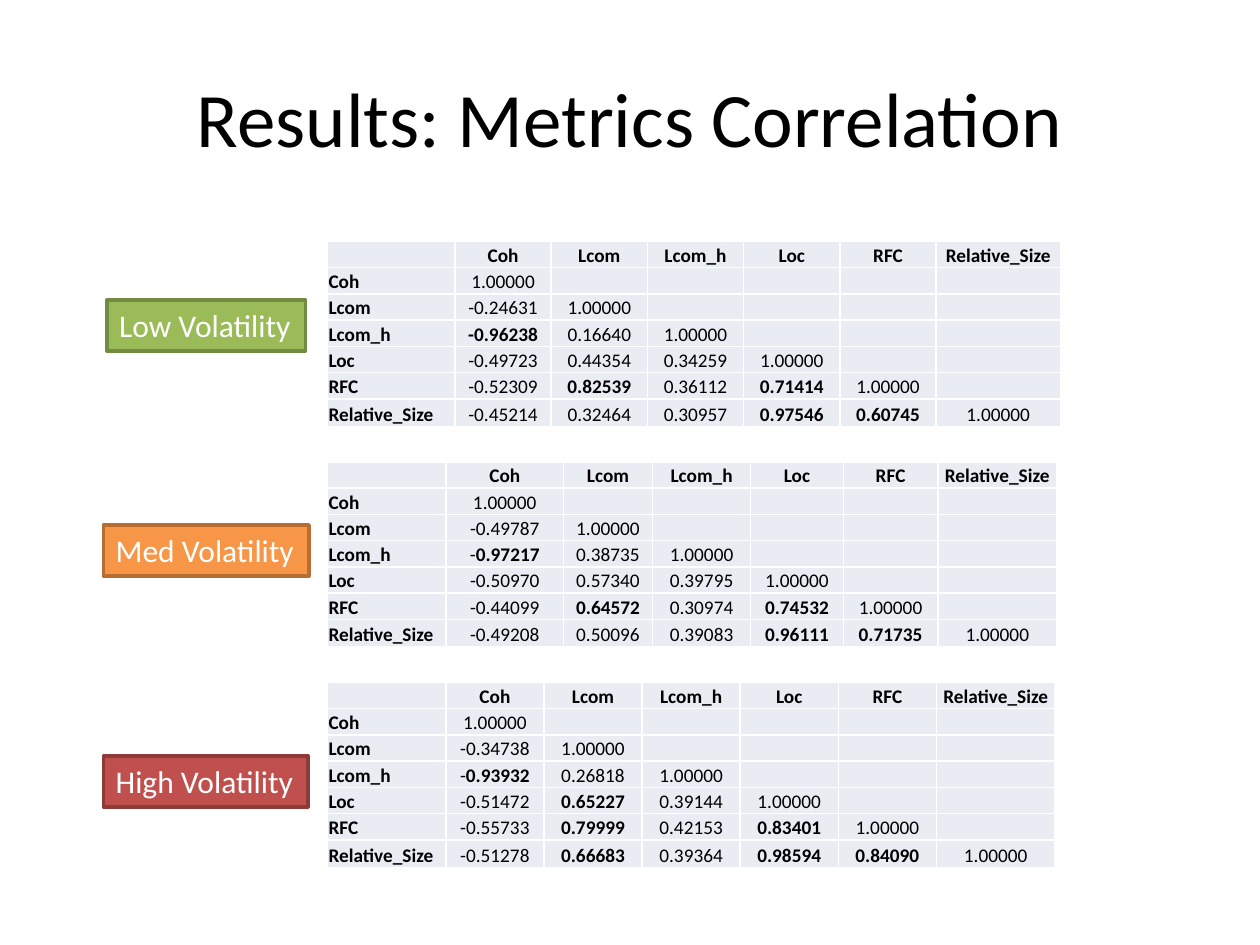
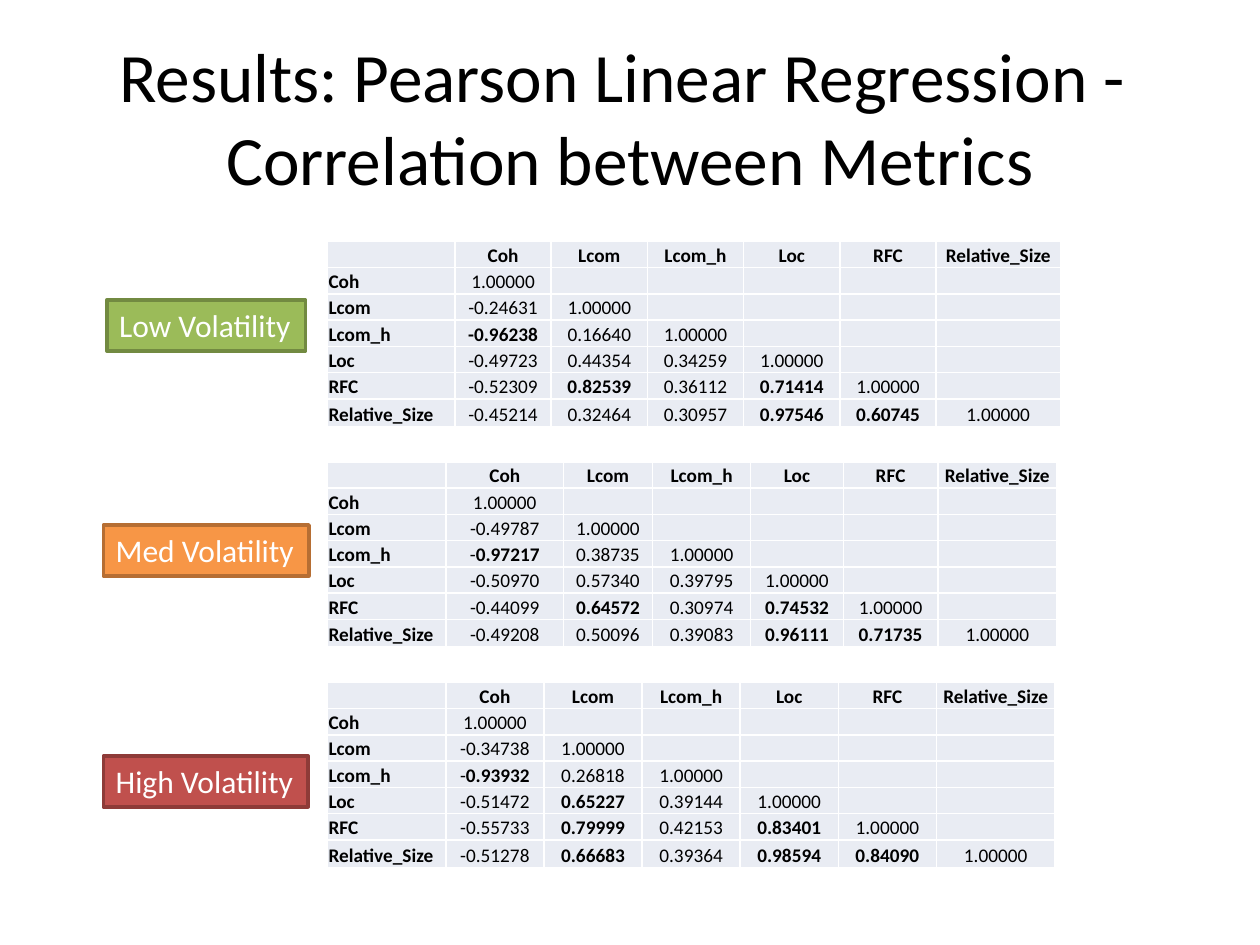
Before and after one commit to tajmilur-rahman/SOEN6611, a slide deck: slide 16 of milestones/Group_Presentation_Volatility_Amish.pptx (slide 13 before the commit). Drawn at 1260x945 pixels with LibreOffice and Linux fonts; fonts in the diff are those of the drawing. Boxes give left, top, right and bottom in pixels: in the first picture for what was removed or moved away, otherwise in the second. Text is boxed around its words. In the diff, an @@ line names an element or a change of style, - is before the commit and + after.

```diff
--- a/milestones/Group_Presentation_Volatility_Amish.pptx
+++ b/milestones/Group_Presentation_Volatility_Amish.pptx
@@ title at bbox=[119, 54, 1087, 186]: text changed; size 44 to 39.6 pt @@
-Results: Metrics Correlation
+Results: Pearson Linear Regression - Correlation between Metrics
```
Also in this commit, not shown: 7 other slides changed, 4 slides added.
